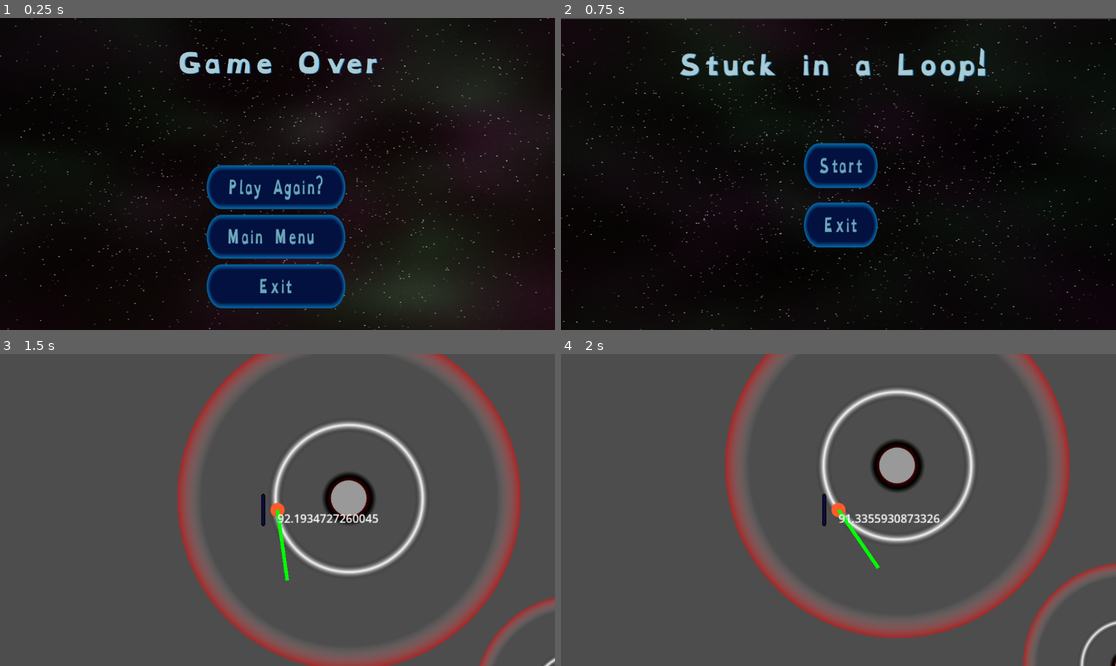
Above: before the commit, frames 1-4 (two rows, left to right).
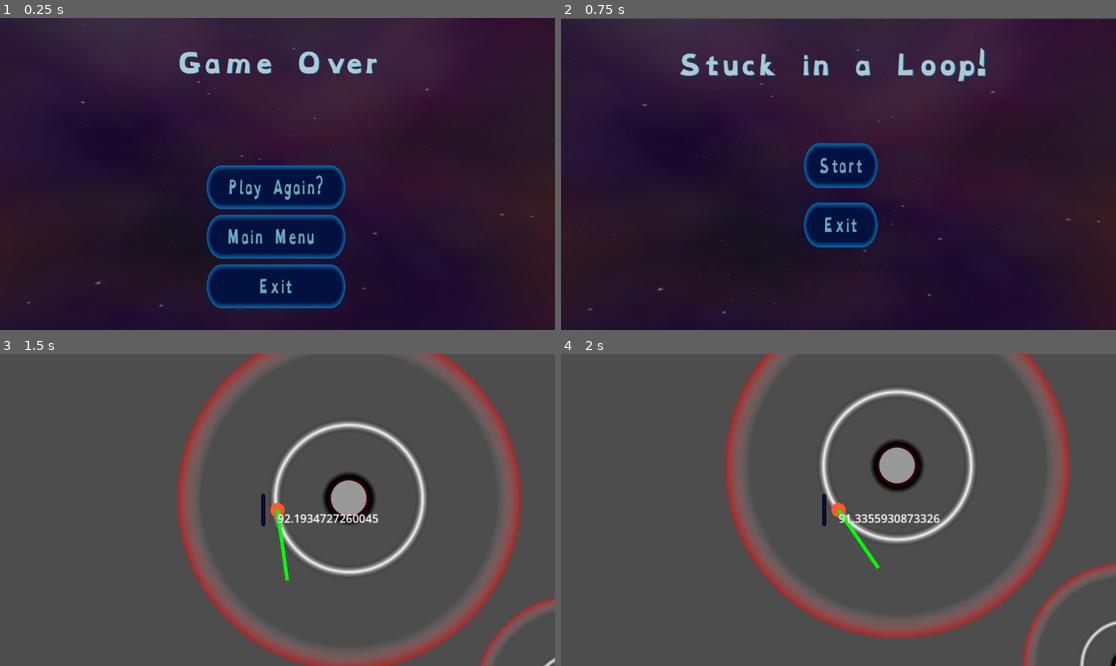
Above: after the commit, the same moments.

Repository: CrankGameDev/StuckInALoopGameJam
Game: Godot game, scene res://UI/game_over.tscn
Two runs of this game, one before a commit and one after it. Both use one fixed random seed, a clock stepped at 60 frames per second and the inputs below. This scene is started directly instead of the project's main scene.
Inputs:
- Up to frame 1 (0.25 s): no input
- Up to frame 2 (0.75 s): click "Main Menu" at 0.5 s
- Up to frame 3 (1.5 s): click "Start" at 1.25 s
- Up to frame 4 (2 s): no input

The runs differ from the first frame. In frame 1, 72% of the frame differs, in the area x 0-100%, y 0-100%; in frame 2, 92%; in frame 3, nothing differs; in frame 4, nothing differs.

Commit message:
fun with backgrounds
backgrounds

Diff:
--- a/UI/game_over.tscn
+++ b/UI/game_over.tscn
@@ -3,7 +3,7 @@
 [ext_resource type="Script" path="res://UI/game_over.gd" id="1_0krxp"]
 [ext_resource type="Theme" uid="uid://dwywx3serb5i0" path="res://resources/UI/button.tres" id="1_7toej"]
 [ext_resource type="FontFile" uid="uid://dt4mu7ule0ag7" path="res://resources/font/opendyslexic-0.91.12/compiled/OpenDyslexic-Bold.otf" id="2_7w6pr"]
-[ext_resource type="Texture2D" uid="uid://dbm2h6qn84rfp" path="res://resources/space backgrounds/STUCKINLOOP2_top3.png" id="2_dop2y"]
+[ext_resource type="Texture2D" uid="uid://b035phwbjd5dx" path="res://resources/space backgrounds/purple background_back.jpg" id="2_jgph0"]
 [ext_resource type="FontFile" uid="uid://04q657amd8bi" path="res://resources/font/opendyslexic-0.91.12/compiled/OpenDyslexic-Bold.woff" id="3_ujtfe"]
 
 [sub_resource type="Theme" id="Theme_i3yda"]
@@ -41,7 +41,8 @@
 anchor_bottom = 1.0
 grow_horizontal = 2
 grow_vertical = 2
-texture = ExtResource("2_dop2y")
+texture = ExtResource("2_jgph0")
+expand_mode = 1
 
 [node name="VBoxContainer" type="VBoxContainer" parent="."]
 layout_mode = 1
--- a/UI/start_screen.tscn
+++ b/UI/start_screen.tscn
@@ -2,8 +2,8 @@
 
 [ext_resource type="Theme" uid="uid://dwywx3serb5i0" path="res://resources/UI/button.tres" id="1_2pxaq"]
 [ext_resource type="Script" path="res://UI/main_menu.gd" id="1_yji6k"]
+[ext_resource type="Texture2D" uid="uid://b035phwbjd5dx" path="res://resources/space backgrounds/purple background_back.jpg" id="2_8eeu4"]
 [ext_resource type="FontFile" uid="uid://dt4mu7ule0ag7" path="res://resources/font/opendyslexic-0.91.12/compiled/OpenDyslexic-Bold.otf" id="2_jtdsg"]
-[ext_resource type="Texture2D" uid="uid://dmqre5fjfjvpu" path="res://resources/space backgrounds/STUCKINLOOP2_back6.png" id="2_xtq2u"]
 [ext_resource type="FontFile" uid="uid://04q657amd8bi" path="res://resources/font/opendyslexic-0.91.12/compiled/OpenDyslexic-Bold.woff" id="4_sw8fg"]
 
 [sub_resource type="Theme" id="Theme_w44k5"]
@@ -37,14 +37,15 @@
 scale = Vector2(1.00171, 1)
 color = Color(0.0035565, 4.06103e-08, 0.0706538, 1)
 
-[node name="TextureRect" type="TextureRect" parent="ColorRect"]
+[node name="TextureRect" type="TextureRect" parent="."]
 layout_mode = 1
 anchors_preset = 15
 anchor_right = 1.0
 anchor_bottom = 1.0
 grow_horizontal = 2
 grow_vertical = 2
-texture = ExtResource("2_xtq2u")
+texture = ExtResource("2_8eeu4")
+expand_mode = 1
 
 [node name="VBoxContainer" type="VBoxContainer" parent="."]
 layout_mode = 1
Not shown, added: resources/space backgrounds/blue backgroubd.png.import
Binary file added: resources/space backgrounds/cube blue_back.jpg
Not shown, added: resources/space backgrounds/cube blue_back.jpg.import
Not shown, added: resources/space backgrounds/more putple.png.import
Binary file added: resources/space backgrounds/nebyka.png
Not shown, added: resources/space backgrounds/nebyka.png.import
Binary file added: resources/space backgrounds/nebyla part2.png
Not shown, added: resources/space backgrounds/nebyla part2.png.import
Not shown, added: resources/space backgrounds/purple background.png.import
Binary file added: resources/space backgrounds/purple background_back.jpg
Not shown, added: resources/space backgrounds/purple background_back.jpg.import
Not shown, added: resources/space backgrounds/blue backgroubd.png
(and 2 more such lines)
